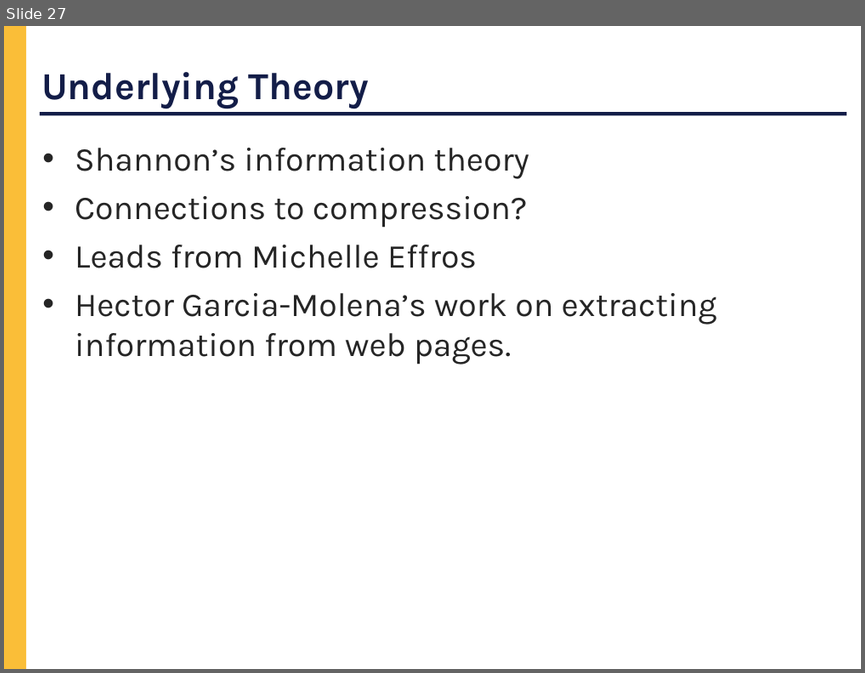
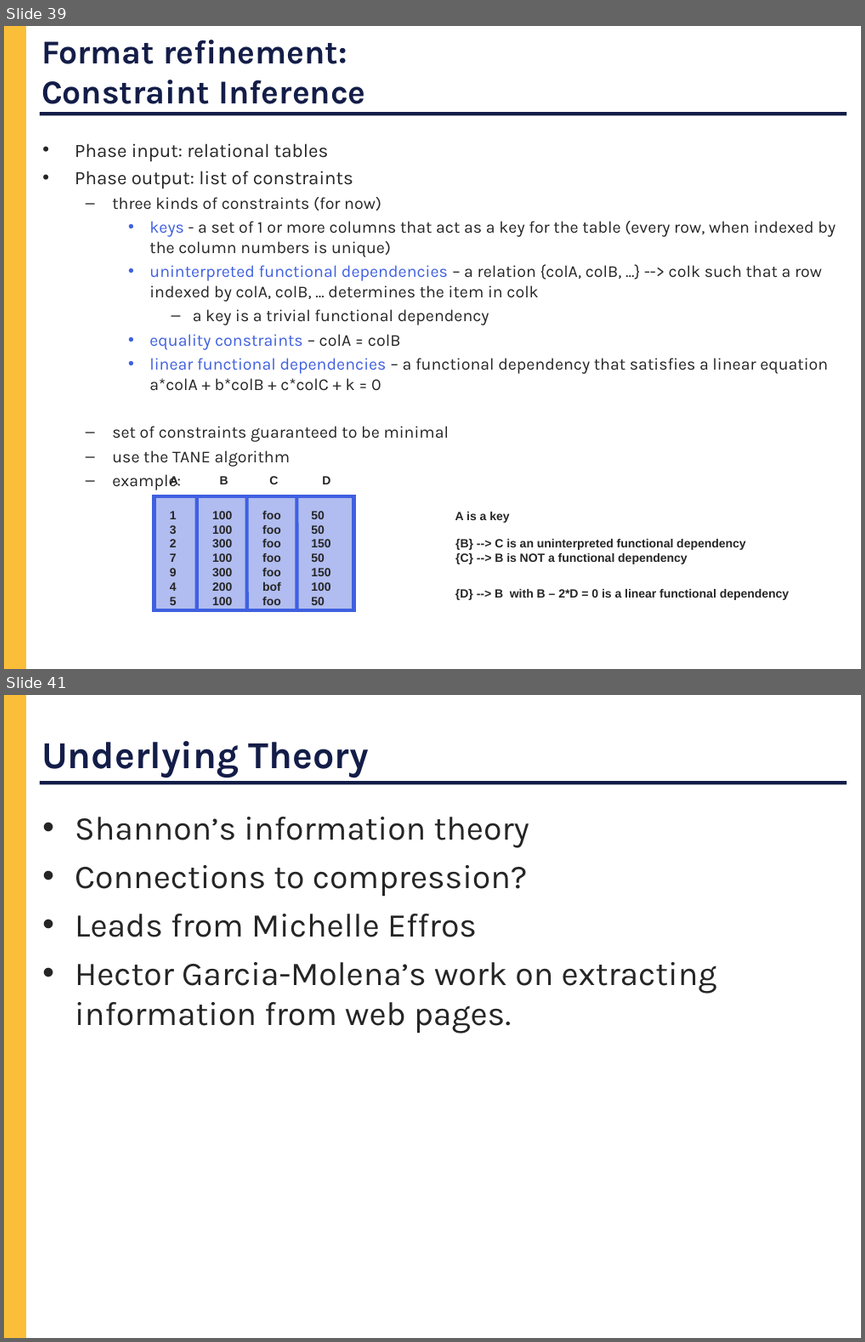
Before and after one commit to cornell-pl/forest, a slide deck: pads/Notes/DARPA/Kickoff.ppt. Shown one above the other, each under a label of ours: slide 27 before the commit, slides 39 and 41 after it; the slides between them are not shown. The pictures are 865x673 and 865x1342 pixels, drawn with LibreOffice and Linux fonts; fonts in the diff are those of the drawing. Boxes give left, top, right and bottom in pixels: in the first picture for what was removed or moved away, otherwise in the second. Text is boxed around its words. In the diff, an @@ line names an element or a change of style, - is before the commit and + after.

```diff
--- a/pads/Notes/DARPA/Kickoff.ppt
+++ b/pads/Notes/DARPA/Kickoff.ppt
@@ slide 39 added at <box>4,26,861,669</box>, background #FFFFFF; not listed: 2 template elements that a slide beside it also shows @@
@@ title added at <box>41,40,365,104</box>, 28 pt, text #131D48, bold @@
+Format refinement:
+Constraint Inference
@@ text added at <box>75,143,835,490</box>, 14 pt, text #252525 @@
+• Phase input: relational tables
+• Phase output: list of constraints
+  – three kinds of constraints (for now)
+    • keys - a set of 1 or more columns that act as a key for the table (every row, when indexed by the column numbers is unique)
+    • uninterpreted functional dependencies – a relation {colA, colB, ...} --> colk such that a row indexed by colA, colB, ... determines the item in colk
+      – a key is a trivial functional dependency
+    • equality constraints – colA = colB
+    • linear functional dependencies – a functional dependency that satisfies a linear equation a*colA + b*colB + c*colC + k = 0
+  – set of constraints guaranteed to be minimal
+  – use the TANE algorithm
+  – example:
@@ text added at <box>170,475,178,488</box>, 10 pt, text #252525, bold @@
+A
@@ text added at <box>220,476,228,484</box>, 10 pt, text #252525, bold @@
+B
@@ text added at <box>269,476,278,484</box>, 10 pt, text #252525, bold @@
+C
@@ text added at <box>322,476,330,484</box>, 10 pt, text #252525, bold @@
+D
@@ rectangle added at <box>154,495,353,609</box>, fill #B1BDF0, outline #3F60E0 3 pt @@
@@ line added from (197, 495) to (197, 610), #3F60E0 3 pt @@
@@ line added from (246, 495) to (246, 610), #3F60E0 3 pt @@
@@ line added from (297, 495) to (297, 610), #3F60E0 3 pt @@
@@ text added at <box>170,510,177,605</box>, 10 pt, text #252525, bold @@
+1
+3
+2
+7
+9
+4
+5
@@ text added at <box>212,510,232,605</box>, 10 pt, text #252525, bold @@
+100
+100
+300
+100
+300
+200
+100
@@ text added at <box>262,510,281,605</box>, 10 pt, text #252525, bold @@
+foo
+foo
+foo
+foo
+foo
+bof
+foo
@@ text added at <box>311,510,330,605</box>, 10 pt, text #252525, bold @@
+50
+50
+150
+50
+150
+100
+50
@@ text added at <box>455,511,509,522</box>, 10 pt, text #252525, bold @@
+A is a key
@@ text added at <box>455,539,745,564</box>, 10 pt, text #252525, bold @@
+{B} --> C is an uninterpreted functional dependency
+{C} --> B is NOT a functional dependency
@@ text added at <box>455,589,789,600</box>, 10 pt, text #252525, bold @@
+{D} --> B with B – 2*D = 0 is a linear functional dependency
@@ what was slide 27 is now slide 41 @@
```
Also in this commit, not shown: 3 slides changed, 14 other slides added, 1 slide removed.
